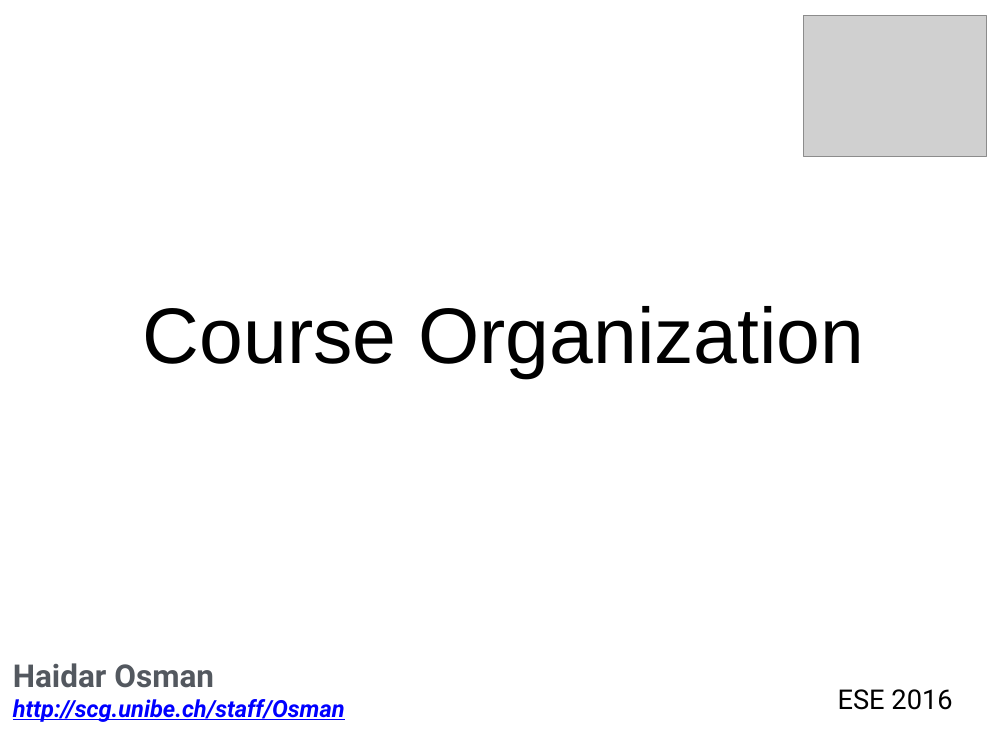
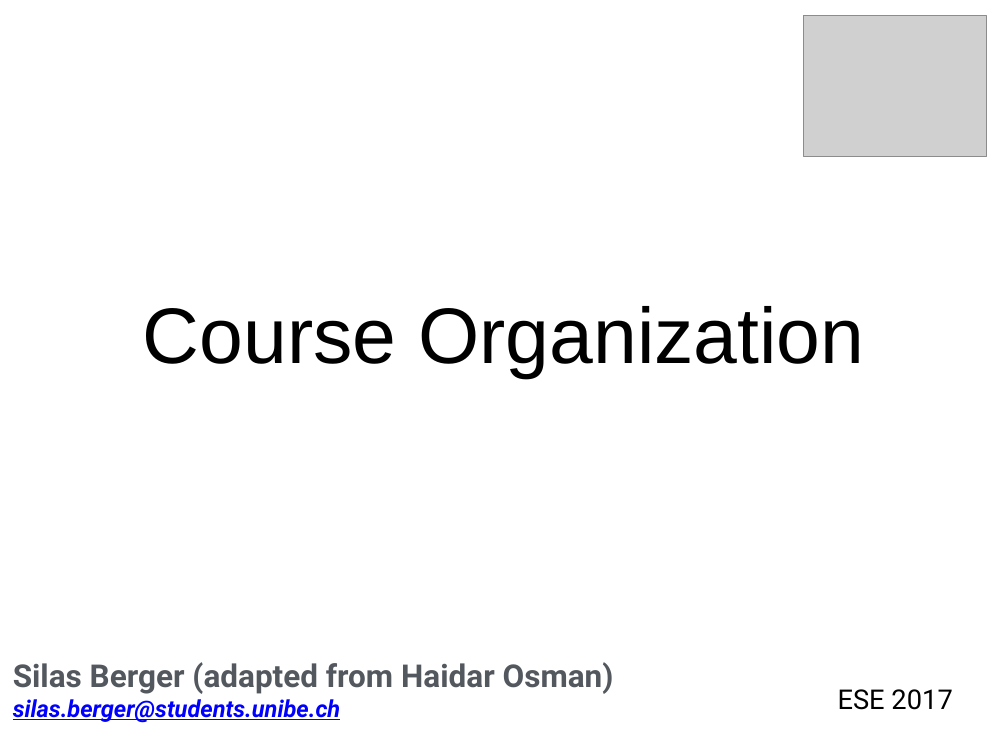
Before and after one commit to scg-unibe-ch/ese2017, a slide deck: slide 1 of slides/1_intro.pptx. Drawn at 1008x756 pixels with LibreOffice and Linux fonts; fonts in the diff are those of the drawing; grey boxes stand for pictures. Boxes give left, top, right and bottom in pixels: in the first picture for what was removed or moved away, otherwise in the second. Text is boxed around its words. In the diff, an @@ line names an element or a change of style, - is before the commit and + after.

```diff
--- a/slides/1_intro.pptx
+++ b/slides/1_intro.pptx
@@ subtitle at bbox=[13, 662, 614, 722]: text changed; size 24 to 32 pt; text colour #0000FF to #53585F; italic off @@
-Haidar Osman
-http://scg.unibe.ch/staff/Osman
+Silas Berger (adapted from Haidar Osman)
+silas.berger@students.unibe.ch
@@ text at bbox=[838, 689, 952, 710]: text changed @@
-ESE 2016
+ESE 2017
```
Also in this commit, not shown: 3 other slides changed, 1 other file.
